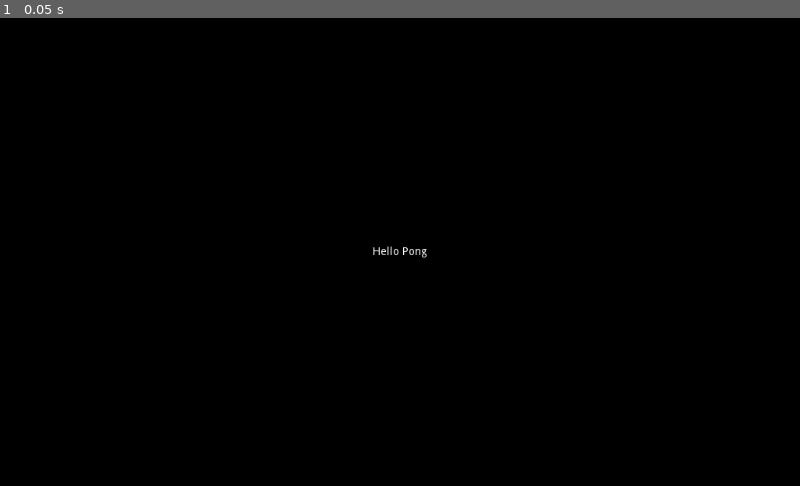
Above: before the commit, frame 1.
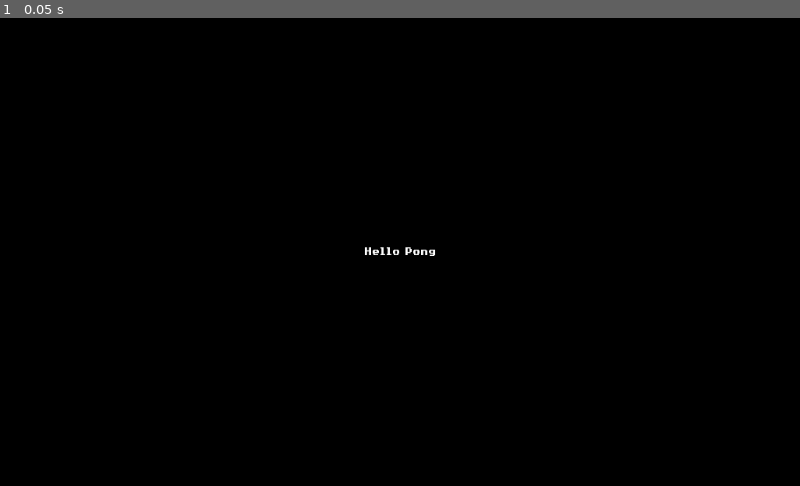
Above: after the commit, the same moment.

Repository: DustinMEastway/pong
Game: Godot game, scene res://Main.tscn
Two runs of this game, one before a commit and one after it. Both use one fixed random seed, a clock stepped at 60 frames per second and the inputs below.
Inputs:
- Up to frame 1 (0.05 s): no input

The runs differ from the first frame. In frame 1, 0.1% of the frame differs, in the area x 45-55%, y 48-52%.

Commit message:
CS50 the low-res update (18:57): - add low res font to match our game

Diff:
--- /dev/null
+++ b/Main.gd
@@ -0,0 +1,5 @@
+extends Node2D
+
+func _process(delta):
+	if (Input.is_action_pressed("ui_cancel")):
+		get_tree().quit()
--- a/Main.tscn
+++ b/Main.tscn
@@ -1,6 +1,10 @@
-[gd_scene format=2]
+[gd_scene load_steps=3 format=2]
+
+[ext_resource path="res://fonts/8bitOperator-Bold.tres" type="DynamicFont" id=1]
+[ext_resource path="res://Main.gd" type="Script" id=2]
 
 [node name="Main" type="Node2D"]
+script = ExtResource( 2 )
 
 [node name="ColorRect" type="ColorRect" parent="."]
 margin_right = 1024.0
@@ -13,6 +17,7 @@
 [node name="Label" type="Label" parent="."]
 margin_right = 1024.0
 margin_bottom = 600.0
+custom_fonts/font = ExtResource( 1 )
 text = "Hello Pong"
 align = 1
 valign = 1
--- /dev/null
+++ b/fonts/8bitOperator-Bold.tres
@@ -0,0 +1,6 @@
+[gd_resource type="DynamicFont" load_steps=2 format=2]
+
+[ext_resource path="res://fonts/8bitOperator-Bold.ttf" type="DynamicFontData" id=1]
+
+[resource]
+font_data = ExtResource( 1 )
Binary file added: fonts/8bitOperator-Bold.ttf
